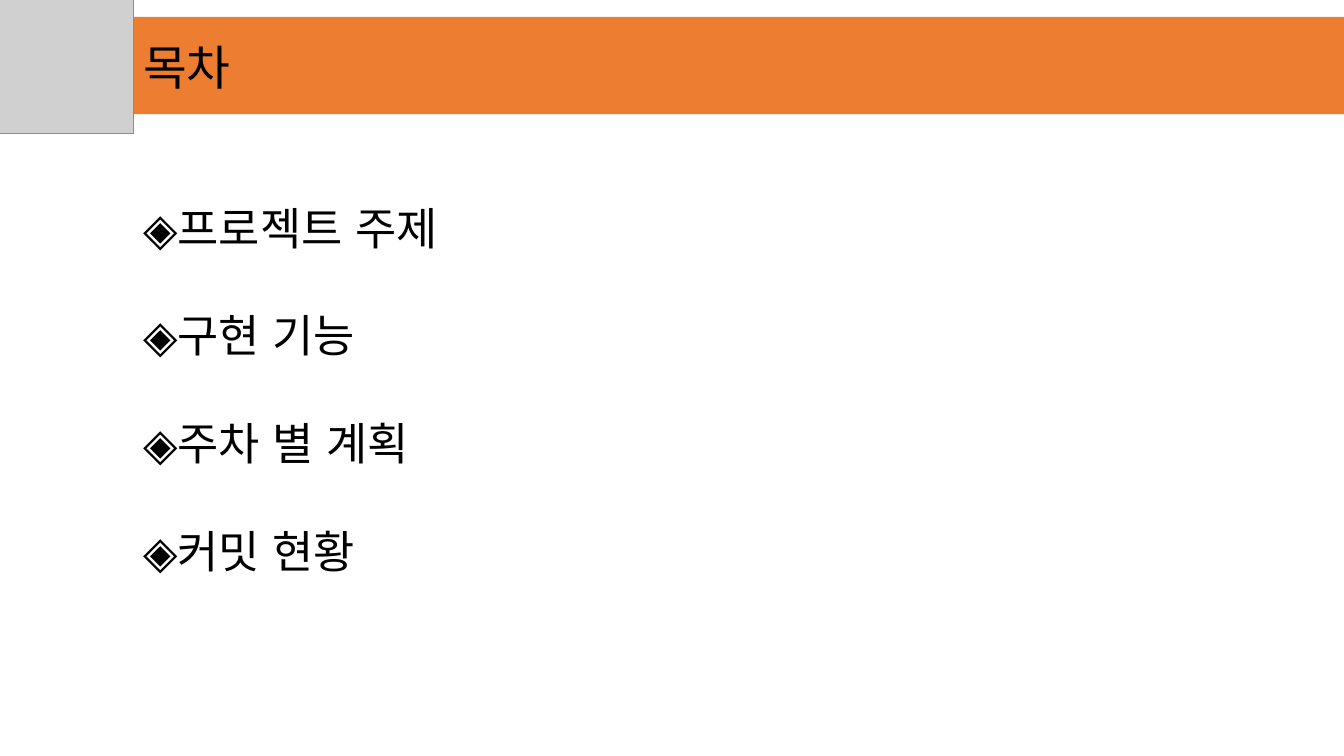
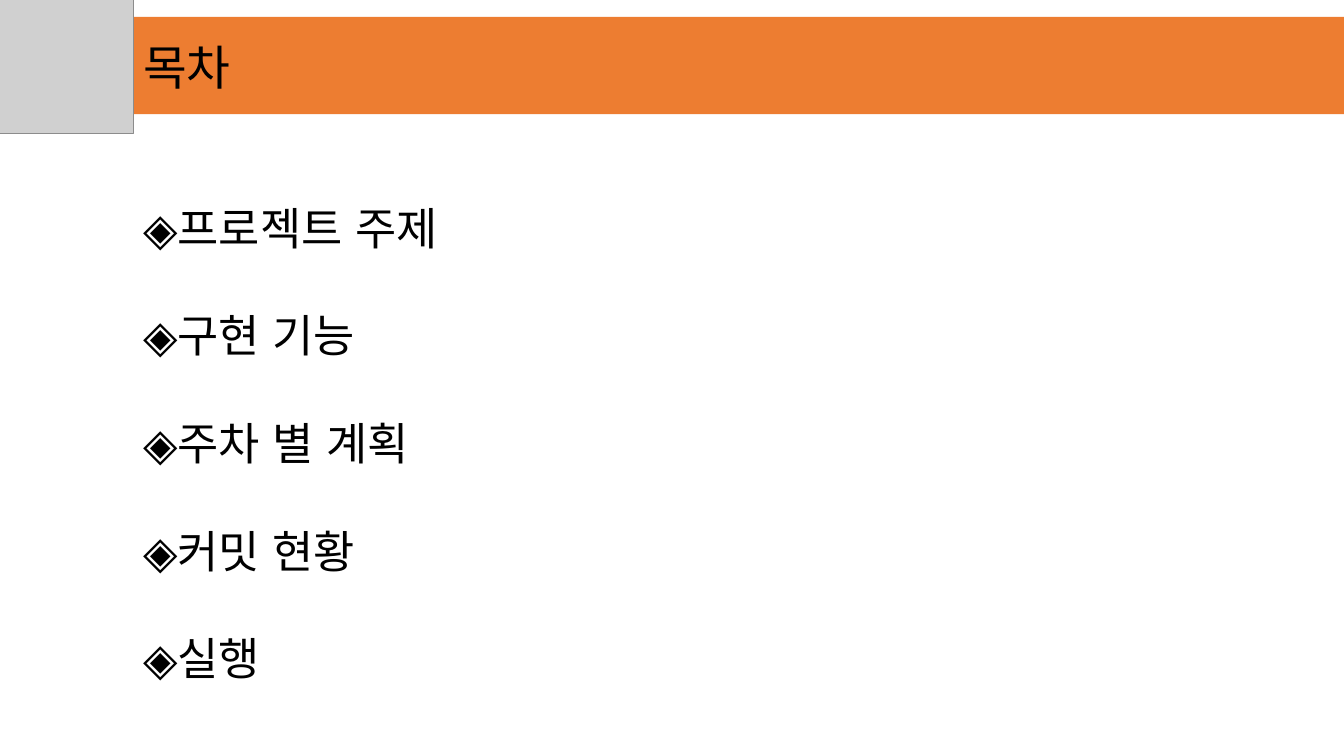
Before and after one commit to gusl0801/script, a slide deck: slide 2 of 스크립트 중간 발표자료.pptx. Drawn at 1344x756 pixels with LibreOffice and Linux fonts; fonts in the diff are those of the drawing; grey boxes stand for pictures; background and template pictures are left out. Boxes give left, top, right and bottom in pixels: in the first picture for what was removed or moved away, otherwise in the second. Text is boxed around its words. In the diff, an @@ line names an element or a change of style, - is before the commit and + after.

```diff
--- a/스크립트 중간 발표자료.pptx
+++ b/스크립트 중간 발표자료.pptx
@@ text at [178,638,260,679]: paragraph added @@
+◈실행
```
Also in this commit, not shown: 3 other slides changed, 2 slides added, 1 other file.
